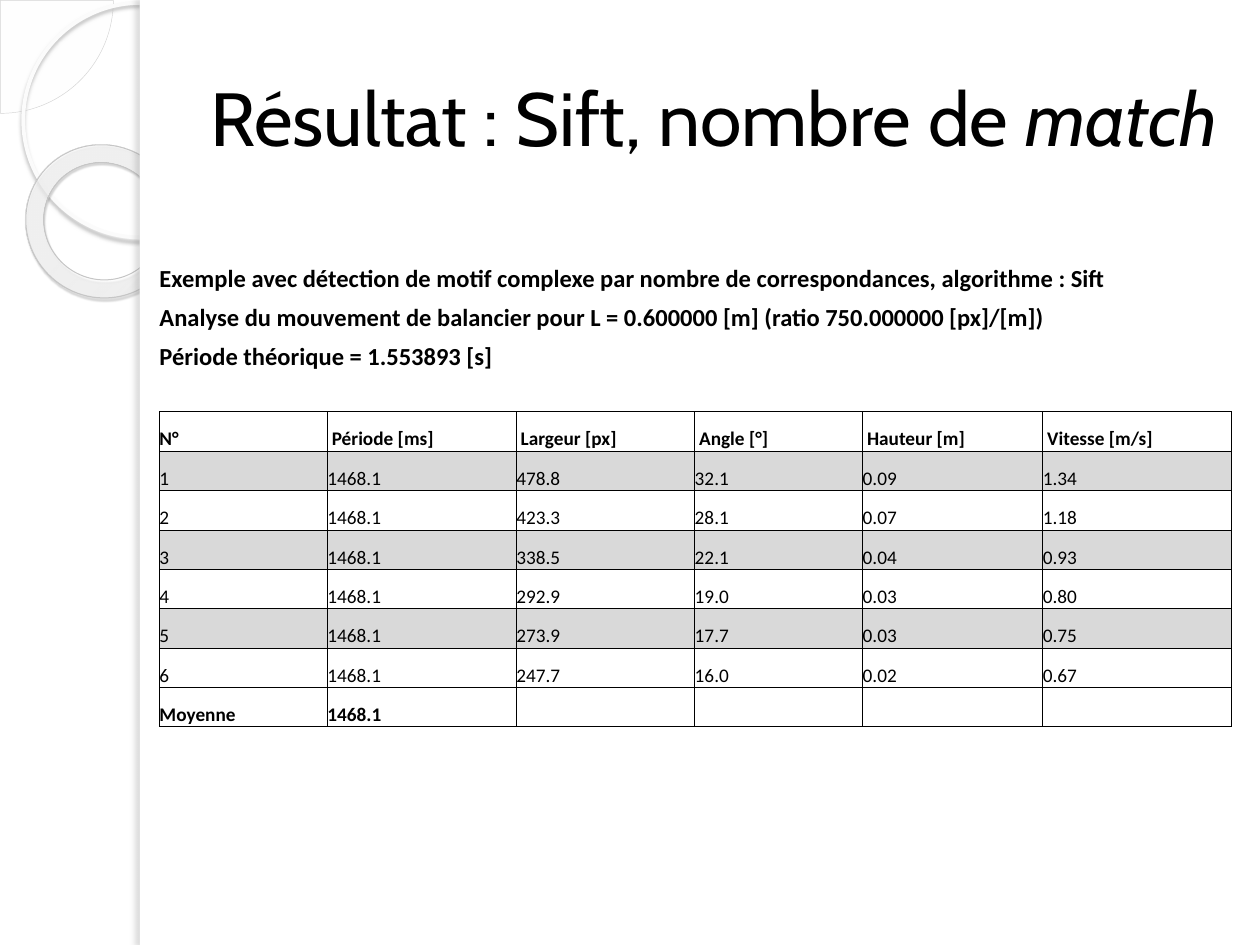
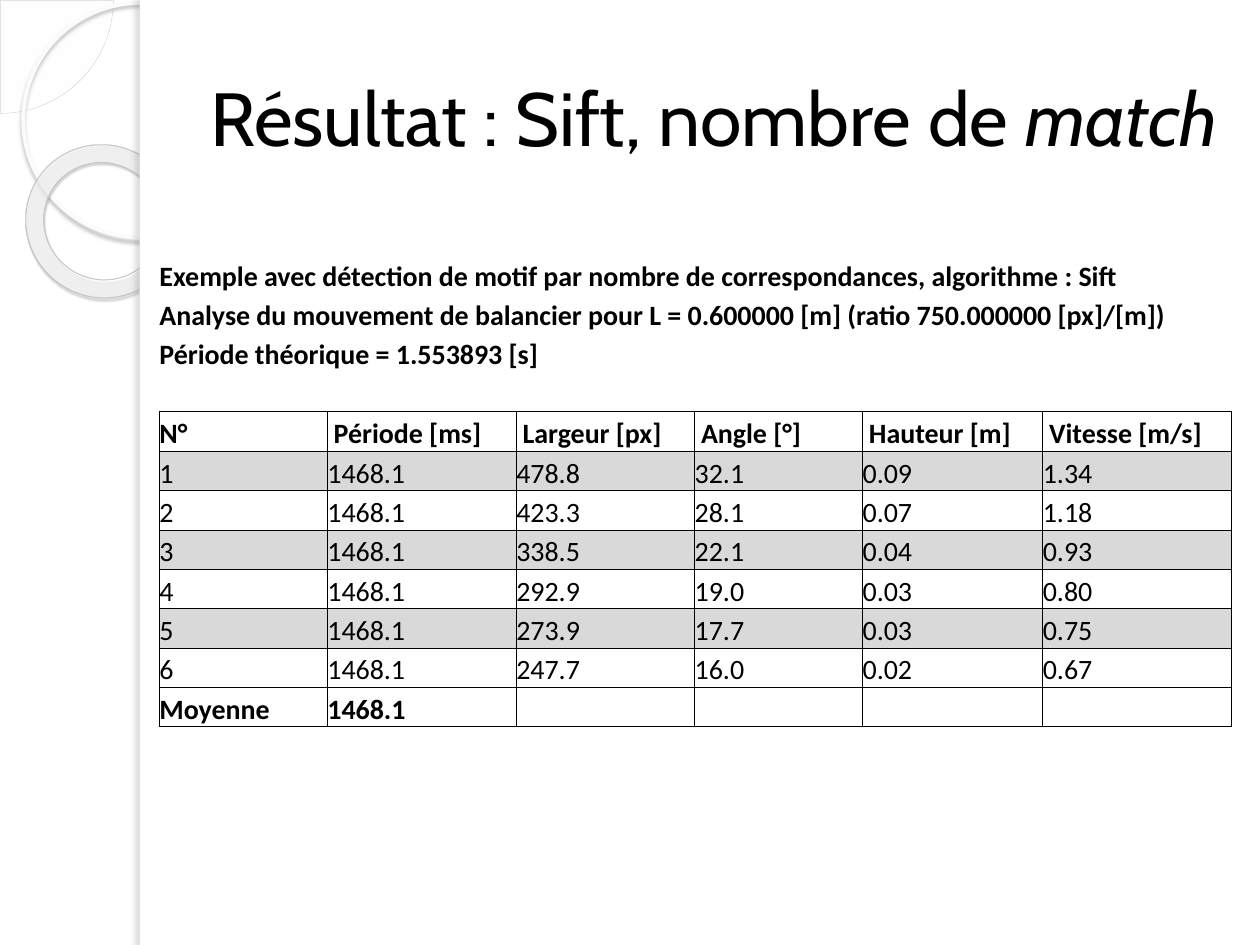
Before and after one commit to ChristopheBolinhas/Balancier, a slide deck: slide 17 of Présentation.pptx. Drawn at 1260x945 pixels with LibreOffice and Linux fonts; fonts in the diff are those of the drawing; background and template pictures are left out. Boxes give left, top, right and bottom in pixels: in the first picture for what was removed or moved away, otherwise in the second. Text is boxed around its words. In the diff, an @@ line names an element or a change of style, - is before the commit and + after.

```diff
--- a/Présentation.pptx
+++ b/Présentation.pptx
@@ table at [160, 255, 1232, 730] @@
-row 1, column 1: Exemple avec détection de motif complexe par nombre de correspondances, algorithme : Sift
+row 1, column 1: Exemple avec détection de motif par nombre de correspondances, algorithme : Sift
@@ size 14 to 16 pt in "Analyse du mouvement de balancier pour L ...", "Période théorique = 1.553893 [s]" @@
@@ size 11 to 16 pt in "N°", "Période [ms]", "Largeur [px]", "Angle [°]" and 40 more places @@
```
Also in this commit, not shown: 5 other slides changed.
